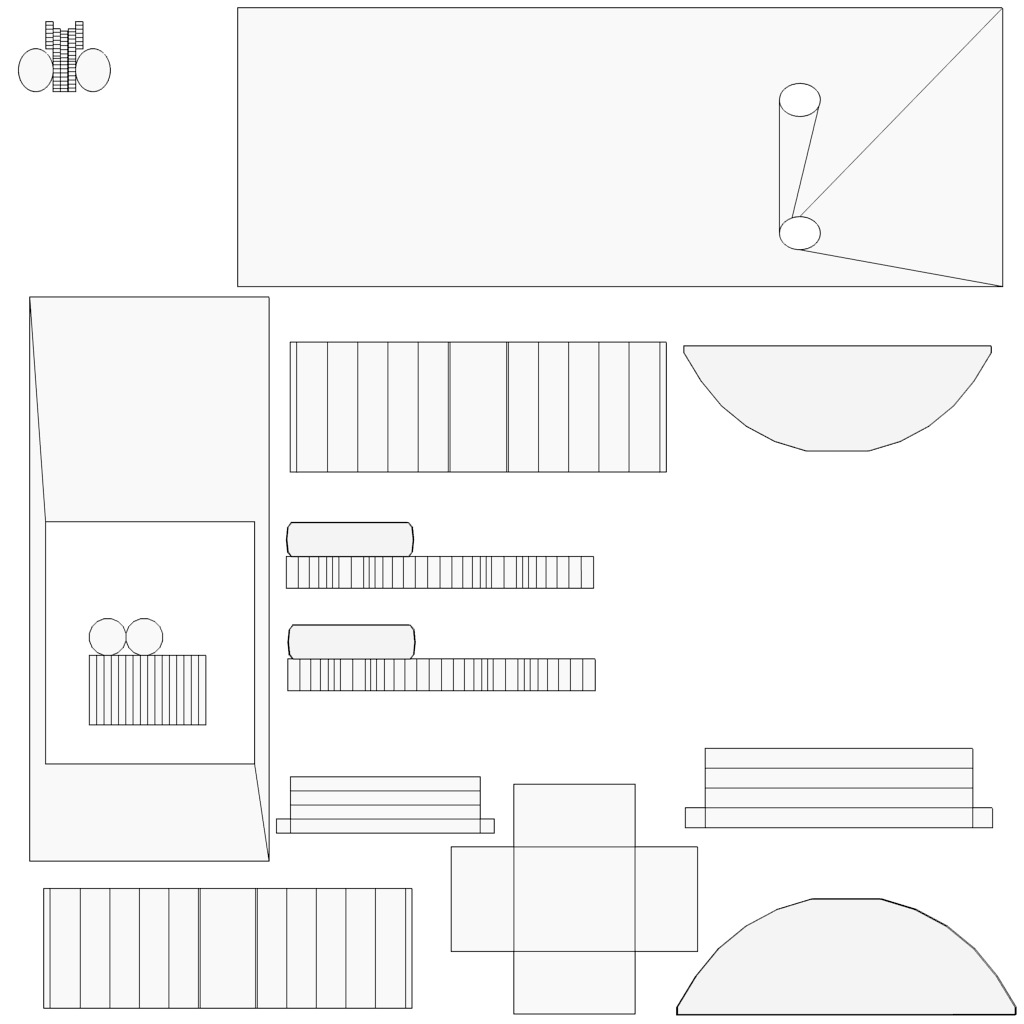
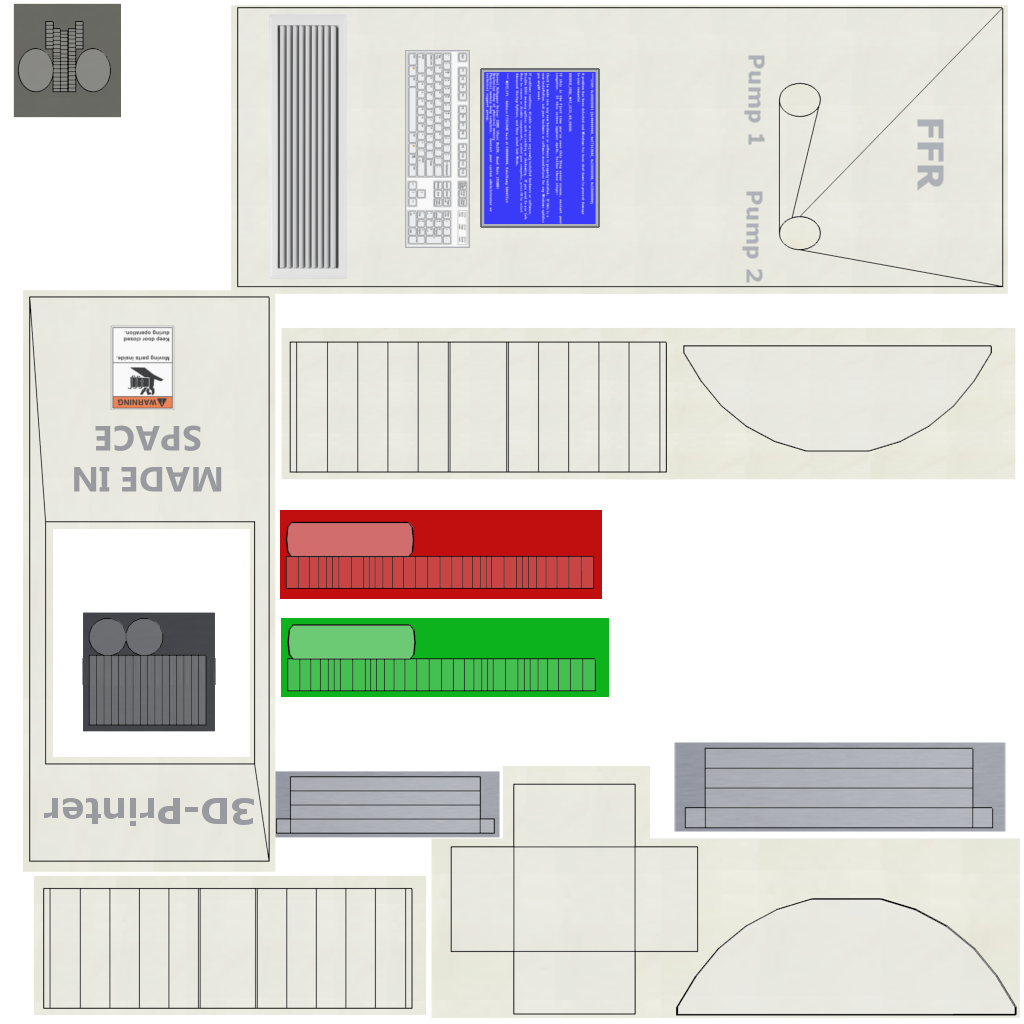
Layered file, before and after one edit (1024x1024). Changes by layer:
added layer "Effekte 1" (55%) above "FFR" over [14,4,215,731]
added layer "FFR" above "MADE IN ..." over [916,118,945,192]
added layer "MADE IN ..." above "3D-Printer" over [74,425,222,492]
added layer "3D-Printer" above "Pump 2" over [44,798,254,826]
added layer "Pump 2" above "Pump 1" over [741,190,764,284]
added layer "Pump 1" above "Texture" over [743,54,766,146]
added layer "Texture" over [13,3,1020,1018]
